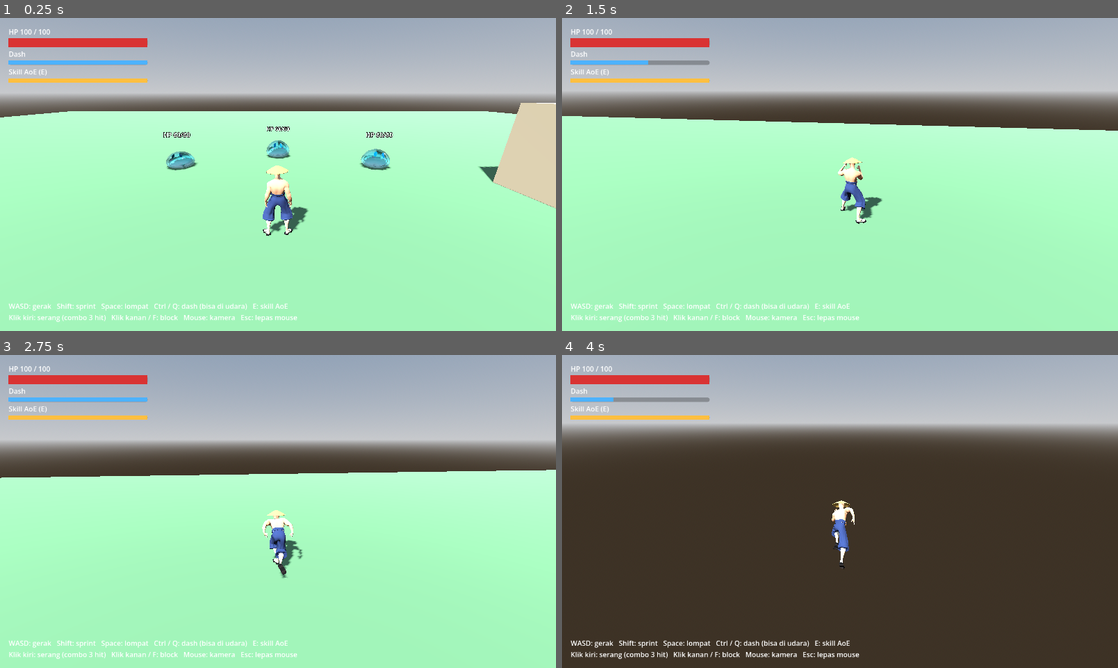
Above: before the commit, frames 1-4 (two rows, left to right).
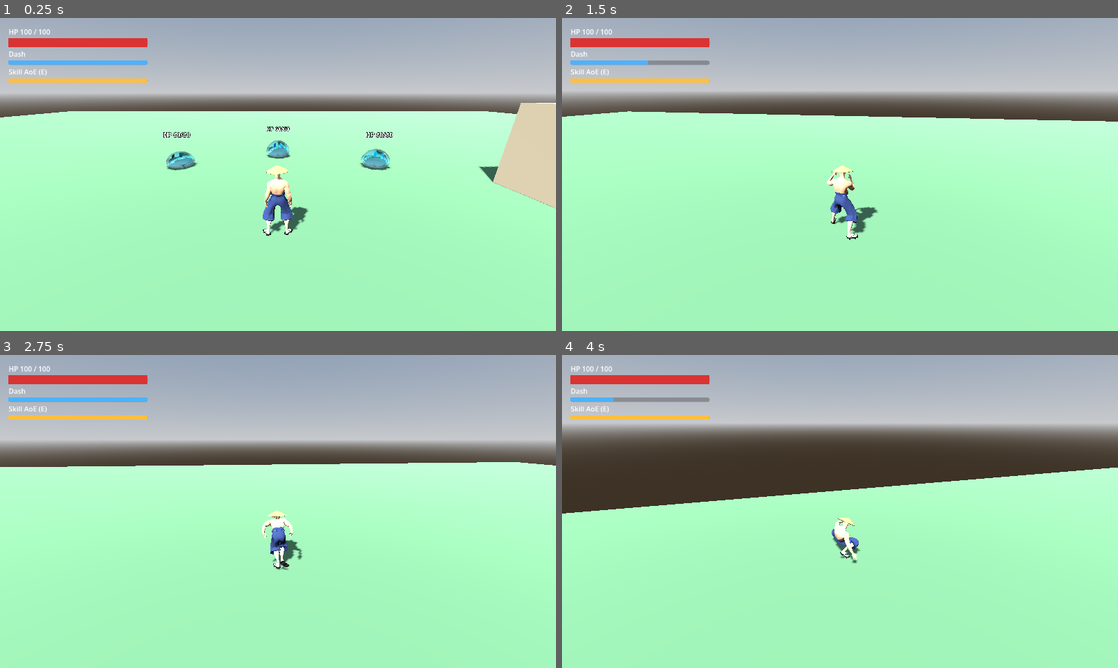
Above: after the commit, the same moments.

Repository: nikaidou-manip/samurai3d
Game: Godot game, scene res://main.tscn
The game is run twice, just before and just after one commit, with the same random seed, the same clock (stepped at 60 frames per second) and the same inputs.
Inputs (mouse positions are in pixels of both pictures, inside the frame that each line leads up to):
- Up to frame 1 (0.25 s): no input
- Up to frame 2 (1.5 s): tap Enter at 0.5 s; move the mouse to (867, 174) at 0.52 s; hold F (block) 0.53-1.28 s; hold W (move_forward) from 0.53 s (still down); click (867, 174) at 0.67 s; tap Space (jump) at 0.77 s; tap Ctrl (dash) at 0.8, 1.35 s; move the mouse to (812, 174) at 1.27 s; click (812, 174) at 1.42 s
- Up to frame 3 (2.75 s): keep holding W (move_forward); tap Space (jump) at 1.52 s; tap F (block) at 1.55 s; move the mouse to (289, 505) at 2.02 s; click (289, 505) at 2.1 s; tap Ctrl (dash) at 2.3 s
- Up to frame 4 (4 s): keep holding W (move_forward); move the mouse to (834, 517) at 2.77 s; tap F (block) at 2.85 s; click (834, 517) at 2.92 s; tap Space (jump) at 3.02, 3.77 s; move the mouse to (878, 514) at 3.52 s; tap Ctrl (dash) at 3.6 s; click (878, 514) at 3.67 s

The runs differ from the first frame. In frame 1, 0.7% of the frame differs, in the area x 1-54%, y 91-98%; in frame 2, 4.1%; in frame 3, 4.0%; in frame 4, 57%, in the area x 0-100%, y 36-100%.

Commit message:
update selasa 17/11

Diff:
--- a/project.godot
+++ b/project.godot
@@ -16,7 +16,7 @@
 
 config/name="samurai3dcoy"
 run/main_scene="res://main.tscn"
-config/features=PackedStringArray("4.7", "Forward Plus")
+config/features=PackedStringArray("4.5", "Forward Plus")
 
 [display]
 
--- /dev/null
+++ b/scenes/impact.tscn
@@ -0,0 +1,6 @@
+[gd_scene load_steps=2 format=3 uid="uid://j08iru7e2xs5"]
+
+[ext_resource type="Script" uid="uid://ckgr7w2v7cla2" path="res://scripts/impact.gd" id="1_impact"]
+
+[node name="Impact" type="Node3D"]
+script = ExtResource("1_impact")
--- a/scenes/player.tscn
+++ b/scenes/player.tscn
@@ -1,7 +1,7 @@
-[gd_scene load_steps=7 format=3]
+[gd_scene load_steps=7 format=3 uid="uid://vy77q8yelx3y"]
 
-[ext_resource type="Script" path="res://scripts/player.gd" id="1_45h11"]
-[ext_resource type="PackedScene" path="res://assets/samurai/idle.fbx" id="2_ie5xs"]
+[ext_resource type="Script" uid="uid://cqbgnb71tv4kn" path="res://scripts/player.gd" id="1_45h11"]
+[ext_resource type="PackedScene" uid="uid://cealso2m5km67" path="res://assets/samurai/idle.fbx" id="2_ie5xs"]
 
 [sub_resource type="CapsuleShape3D" id="CapsuleShape3D_2hl7c"]
 radius = 0.4
@@ -13,6 +13,7 @@
 emission_ring_height = 0.1
 emission_ring_radius = 0.9
 emission_ring_inner_radius = 0.6
+emission_ring_cone_angle = 90.0
 direction = Vector3(0, 1, 0)
 spread = 8.0
 initial_velocity_min = 1.5
--- a/scenes/shockwave.tscn
+++ b/scenes/shockwave.tscn
@@ -1,6 +1,6 @@
-[gd_scene load_steps=9 format=3]
+[gd_scene load_steps=9 format=3 uid="uid://cwa4vc23gqhq6"]
 
-[ext_resource type="Script" path="res://scripts/shockwave.gd" id="1_cuheu"]
+[ext_resource type="Script" uid="uid://b7dyxr26r754x" path="res://scripts/shockwave.gd" id="1_cuheu"]
 
 [sub_resource type="StandardMaterial3D" id="StandardMaterial3D_qdvnl"]
 transparency = 1
@@ -34,6 +34,7 @@
 emission_ring_height = 0.1
 emission_ring_radius = 3.0
 emission_ring_inner_radius = 1.0
+emission_ring_cone_angle = 90.0
 direction = Vector3(0, 1, 0)
 spread = 30.0
 initial_velocity_min = 4.0
@@ -54,8 +55,6 @@
 
 [node name="Shockwave" type="Node3D"]
 script = ExtResource("1_cuheu")
-radius = 6.0
-duration = 0.55
 
 [node name="Wall" type="MeshInstance3D" parent="."]
 transform = Transform3D(1, 0, 0, 0, 1, 0, 0, 0, 1, 0, 0.35, 0)
--- a/scripts/hud.gd
+++ b/scripts/hud.gd
@@ -42,7 +42,6 @@
 	box.add_child(_info)
 
 	var help := Label.new()
-	help.text = "WASD: gerak   Shift: sprint   Space: lompat   Ctrl / Q: dash (bisa di udara)   E: skill AoE\nKlik kiri: serang (combo 3 hit)   Klik kanan / F: block   Mouse: kamera   Esc: lepas mouse"
 	add_child(help)
 	help.set_anchors_and_offsets_preset(Control.PRESET_BOTTOM_LEFT, Control.PRESET_MODE_MINSIZE, 20)
 
--- /dev/null
+++ b/scripts/impact.gd
@@ -0,0 +1,147 @@
+extends Node3D
+## VFX impact pukulan tangan kosong: hembusan angin vertikal di titik kena.
+## Garis-garis angin tipis (quad vertikal + shader additive) disusun melingkari
+## titik pukulan, lalu pita cahayanya menyapu dari bawah ke atas lewat uniform
+## `progress` -- seperti udara yang terdorong keluar sekejap saat tinju mendarat.
+## Dibuat oleh player tepat di momen hit; parameter di-set sebelum masuk scene
+## (pola yang sama dengan scenes/shockwave.tscn). Animasi digerakkan manual di
+## _process (bukan tween) supaya tidak bergantung pada properti shader yang
+## ter-parse oleh renderer.
+
+@export var streaks := 7                ## jumlah garis angin di sekeliling titik kena
+@export var burst_radius := 0.26        ## sebaran garis dari pusat (meter)
+@export var streak_height := 0.8        ## tinggi garis angin (meter)
+@export var streak_width := 0.05        ## lebar garis angin (meter)
+@export var duration := 0.26            ## lama semburan (detik)
+@export var band := 0.62                ## panjang sapuan yang menyala (fraksi tinggi)
+@export var tilt_deg := 13.0            ## kemiringan garis ke luar (angin menyebar)
+@export var color := Color(0.85, 0.95, 1.0, 0.85)  ## putih pucat kebiruan (angin)
+@export var scale_all := 1.0            ## pengali ukuran (pukulan berat lebih besar)
+@export var yaw_deg := 0.0              ## arah hadap (diisi dari player.facing)
+
+const CORE_STREAKS := 2                 ## garis pusat: lebih tinggi & lebih terang
+const FADE_START := 0.45                ## fraksi durasi saat mulai memudar
+const LIFE_MARGIN := 0.2                ## detik ekstra sebelum node dibebaskan
+
+const GUST_SHADER := """
+shader_type spatial;
+render_mode blend_add, unshaded, cull_disabled, depth_draw_never;
+
+uniform vec4 tint : source_color = vec4(0.85, 0.95, 1.0, 0.9);
+uniform float progress : hint_range(0.0, 2.0) = 0.0;
+uniform float band : hint_range(0.1, 1.0) = 0.62;
+uniform float fade = 1.0;
+
+void fragment() {
+	float along = UV.y;                  // 0 = bawah, 1 = ujung atas
+	float head = progress;
+	float tail = progress - band;
+	float sweep = smoothstep(0.0, 0.18, head - along) * smoothstep(0.0, band * 0.55, along - tail);
+	float across = UV.x;
+	float soft = smoothstep(0.0, 0.4, across) * (1.0 - smoothstep(0.6, 1.0, across));
+	float a = sweep * soft * fade;
+	ALBEDO = tint.rgb;
+	EMISSION = tint.rgb * a;
+	ALPHA = tint.a * a;
+}
+"""
+
+var _shader: Shader
+var _lines: Array[Dictionary] = []  ## [{mat, dur, delay}]
+var _t := 0.0
+var _life := 0.0
+
+
+func _ready() -> void:
+	_shader = Shader.new()
+	_shader.code = GUST_SHADER
+	rotation.y = deg_to_rad(yaw_deg)
+
+	var s := scale_all
+	# garis pusat: napas angin utama tepat di titik kena
+	for i in CORE_STREAKS:
+		_spawn_line(color * Color(1.0, 1.0, 1.0, 0.95),
+			burst_radius * s * randf_range(0.05, 0.12),
+			streak_height * s * randf_range(1.15, 1.3),
+			streak_width * s * randf_range(1.1, 1.4),
+			randf_range(-6.0, 6.0), 0.0)
+	# garis sekeliling: angin menyebar keluar dari titik kena
+	for i in streaks:
+		var ang := TAU * float(i) / float(streaks) + randf_range(-0.25, 0.25)
+		var dim := color * Color(1.0, 1.0, 1.0, randf_range(0.3, 0.55))
+		_spawn_line(dim,
+			burst_radius * s * randf_range(0.85, 1.15),
+			streak_height * s * randf_range(0.8, 1.05),
+			streak_width * s * randf_range(0.7, 1.1),
+			tilt_deg * randf_range(0.7, 1.3), ang)
+
+	_life = duration + LIFE_MARGIN
+	set_process(true)
+
+
+func _process(delta: float) -> void:
+	_t += delta
+	for l in _lines:
+		var local_t: float = _t - float(l["delay"])
+		if local_t <= 0.0:
+			continue
+		var f := clampf(local_t / float(l["dur"]), 0.0, 1.0)
+		# ease-out: semburan kencang di awal lalu melembut (angin terlepas)
+		var eased := 1.0 - pow(1.0 - f, 2.4)
+		var mat: ShaderMaterial = l["mat"]
+		mat.set_shader_parameter("progress", (1.0 + band) * eased)
+		var fade := 1.0 if f < FADE_START else clampf(1.0 - (f - FADE_START) / (1.0 - FADE_START), 0.0, 1.0)
+		mat.set_shader_parameter("fade", fade)
+	if _t >= _life:
+		queue_free()
+
+
+## Satu garis angin: quad vertikal + material yang sapuannya dianimasikan di _process.
+## Garis diposisikan di ring sejauh `ring_r`, menghadap keluar, lalu dimiringkan
+## keluar sebesar `tilt_d` derajat supaya terlihat seperti angin yang menyebar.
+func _spawn_line(col: Color, ring_r: float, h: float, w: float, tilt_d: float, ang: float) -> void:
+	var mi := MeshInstance3D.new()
+	mi.cast_shadow = GeometryInstance3D.SHADOW_CASTING_SETTING_OFF
+	mi.position = Vector3(sin(ang), 0.0, cos(ang)) * ring_r
+	mi.rotation = Vector3(deg_to_rad(tilt_d), ang, 0.0)
+	mi.mesh = _line_mesh(h, w)
+
+	var mat := ShaderMaterial.new()
+	mat.shader = _shader
+	mat.set_shader_parameter("tint", col)
+	mat.set_shader_parameter("band", band)
+	mat.set_shader_parameter("progress", 0.0)
+	mat.set_shader_parameter("fade", 1.0)
+	mi.material_override = mat
+	add_child(mi)
+
+	var delay := randf_range(0.0, 0.05)
+	var dur := duration * randf_range(0.85, 1.05)
+	_lines.append({"mat": mat, "dur": dur, "delay": delay})
+	_life = maxf(_life, delay + dur + LIFE_MARGIN)
+
+
+## Quad vertikal (bidang XY) setinggi h selebar w, terpusat di titik kena.
+## UV.y = 0 di bawah -> 1 di atas (arah sapuan angin).
+func _line_mesh(h: float, w: float) -> ArrayMesh:
+	var verts := PackedVector3Array([
+		Vector3(-w * 0.5, -h * 0.5, 0.0),
+		Vector3(w * 0.5, -h * 0.5, 0.0),
+		Vector3(-w * 0.5, h * 0.5, 0.0),
+		Vector3(w * 0.5, h * 0.5, 0.0),
+	])
+	var uvs := PackedVector2Array([
+		Vector2(0.0, 0.0),
+		Vector2(1.0, 0.0),
+		Vector2(0.0, 1.0),
+		Vector2(1.0, 1.0),
+	])
+	var idx := PackedInt32Array([0, 1, 2, 2, 1, 3])
+	var arrays := []
+	arrays.resize(Mesh.ARRAY_MAX)
+	arrays[Mesh.ARRAY_VERTEX] = verts
+	arrays[Mesh.ARRAY_TEX_UV] = uvs
+	arrays[Mesh.ARRAY_INDEX] = idx
+	var mesh := ArrayMesh.new()
+	mesh.add_surface_from_arrays(Mesh.PRIMITIVE_TRIANGLES, arrays)
+	return mesh
--- a/scripts/player.gd
+++ b/scripts/player.gd
@@ -58,22 +58,22 @@
 @export var jump_strip_vertical := true       ## hilangkan lonjakan Hips di clip jump (fisika yang lompat)
 
 @export_group("Movement")
-@export var walk_speed := 50
-@export var sprint_speed := 15
+@export var walk_speed := 10
+@export var sprint_speed := 20
 @export var accel := 60.0
 @export var turn_speed := 14.0
 @export var jump_velocity := 7.0
 @export var gravity := 20.0
-@export var walk_anim_speed := 1.2
-@export var sprint_anim_speed := 1.0
+@export var walk_anim_speed := 1.5
+@export var sprint_anim_speed := 2
 
 @export_group("Dash")
-@export var dash_speed := 30.0                ## dash darat (gerak lewat kode, pose dari dash_ground.fbx)
+@export var dash_speed := 40.0                ## dash darat (gerak lewat kode, pose dari dash_ground.fbx)
 @export var dash_time := 0.35
 @export var dash_cooldown := 1.2
 @export var dash_iframe_frac := 0.7           ## sebagian awal dash kebal damage
 @export var max_air_dashes := 1               ## berapa kali boleh dash di udara per lompatan
-@export var air_dash_speed := 30.0
+@export var air_dash_speed := 40.0
 @export var air_dash_time := 0.4
 
 @export_group("Combat")
Not shown, changed: assets/enemies/slime.glb.import
Not shown, changed: assets/samurai/attack1.fbx.import
Not shown, changed: assets/samurai/attack2.fbx.import
Not shown, changed: assets/samurai/attack3.fbx.import
Not shown, changed: assets/samurai/block.fbx.import
Not shown, changed: assets/samurai/dash_air.fbx.import
Not shown, changed: assets/samurai/dash_ground.fbx.import
Not shown, changed: assets/samurai/idle.fbx.import
Not shown, changed: assets/samurai/jump.fbx.import
Not shown, changed: assets/samurai/run.fbx.import
Not shown, added: scripts/impact.gd.uid
